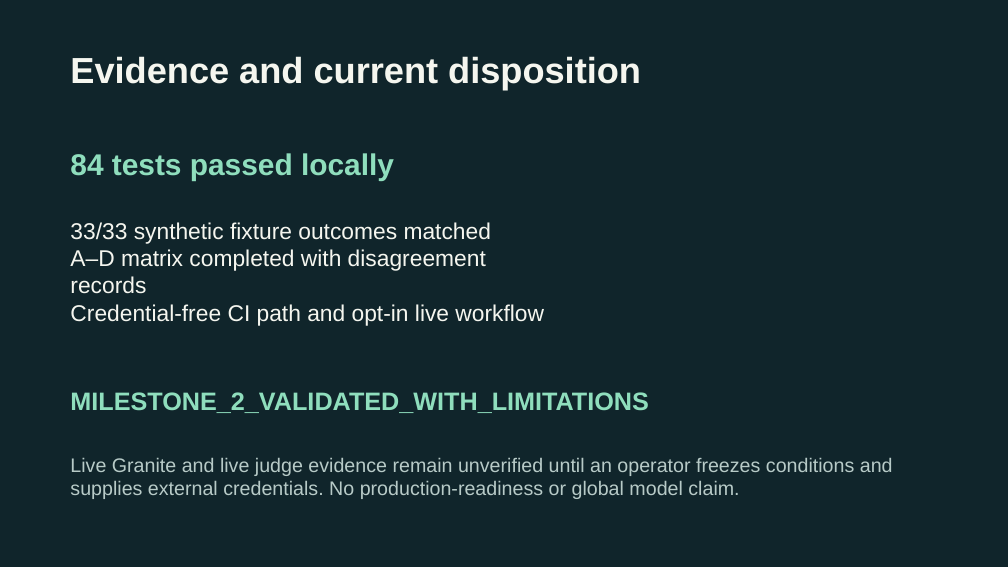
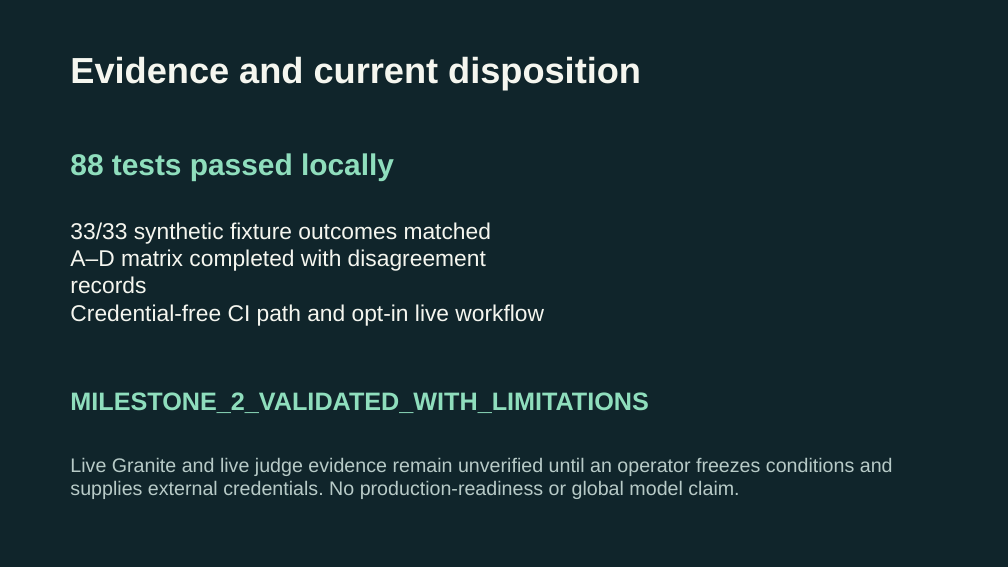
Before and after one commit to drosadocastro-bit/CIVICGATE, a slide deck: slide 6 of docs/presentation/CivicGate-Milestone-2.pptx. Drawn at 1008x567 pixels with LibreOffice and Linux fonts; fonts in the diff are those of the drawing. Boxes give left, top, right and bottom in pixels: in the first picture for what was removed or moved away, otherwise in the second. Text is boxed around its words. In the diff, an @@ line names an element or a change of style, - is before the commit and + after.

```diff
--- a/docs/presentation/CivicGate-Milestone-2.pptx
+++ b/docs/presentation/CivicGate-Milestone-2.pptx
@@ text at bbox=[70, 153, 394, 180]: text changed @@
-84 tests passed locally
+88 tests passed locally
```
Also in this commit, not shown: 11 other files.
